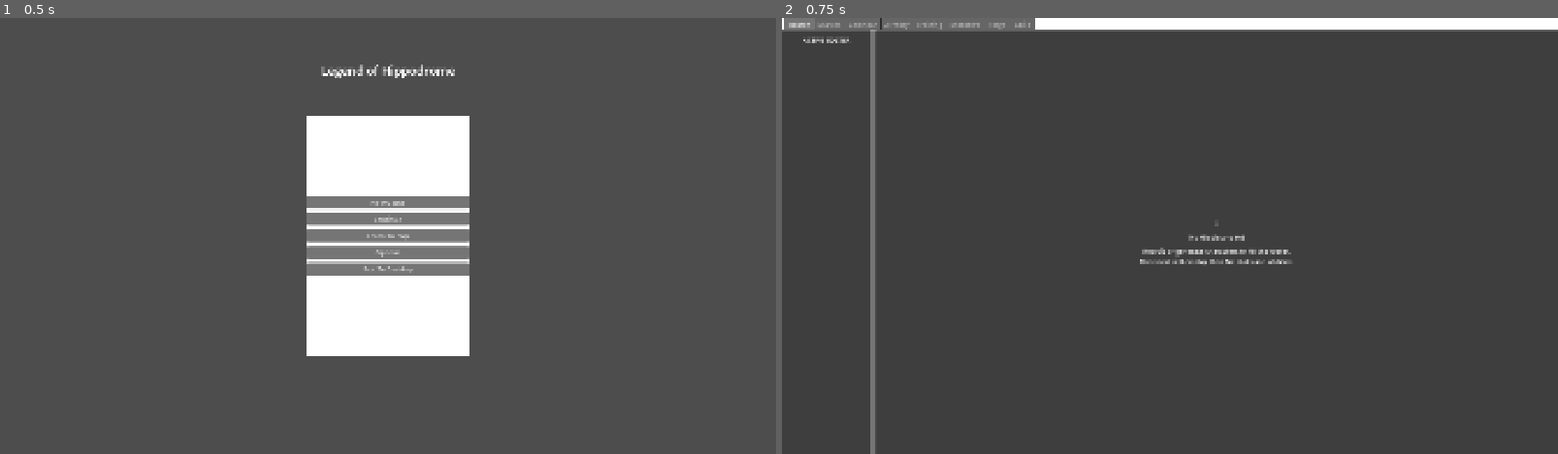
Above: before the commit, frames 1-2 (left to right).
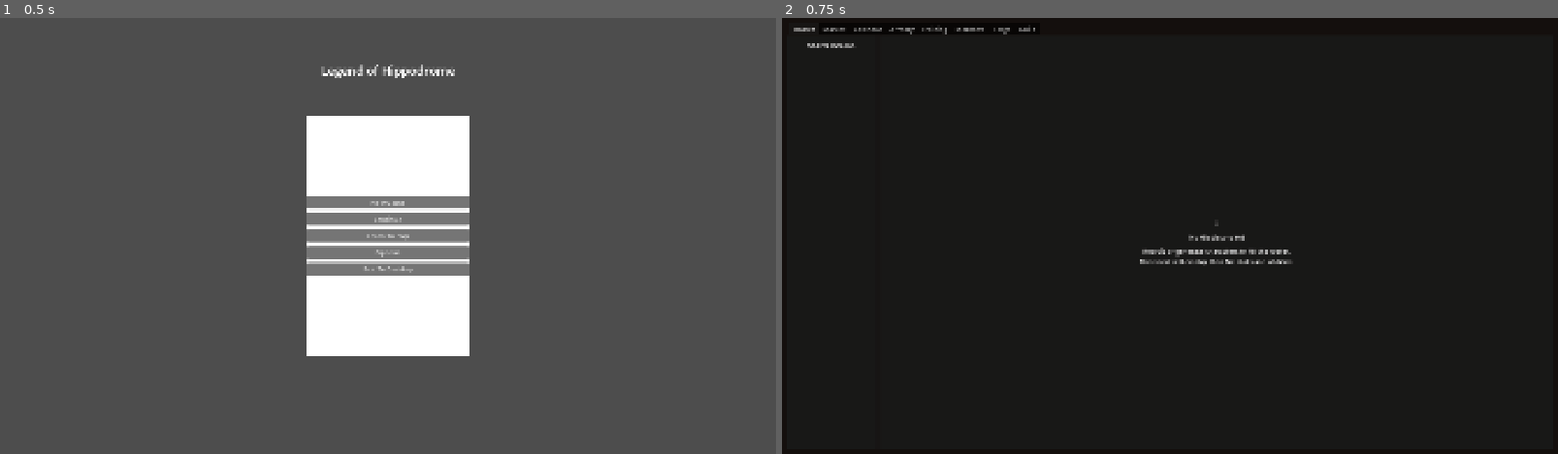
Above: after the commit, the same moments.

Repository: Darkgecko777/GladiatorGoodness
Game: Godot game, scene res://scenes/title_screen.tscn
Same seed, same stepped clock (60 frames per second), same inputs: the game is played once before the commit and once after it.
Inputs:
- Up to frame 1 (0.5 s): no input
- Up to frame 2 (0.75 s): click "New Game" at 0.5 s

Frame 1 is identical in both runs. In frame 2, 100% of the frame differs, in the area x 0-100%, y 0-100%.

Commit message:
Wire GuildHub script, Market generate button, and rules resource on generator

Diff:
--- a/scenes/Guild_Hub.tscn
+++ b/scenes/Guild_Hub.tscn
@@ -1,7 +1,15 @@
-[gd_scene load_steps=3 format=3 uid="uid://c2e6uufejd2k8"]
+[gd_scene load_steps=5 format=3 uid="uid://c2e6uufejd2k8"]
 
-[ext_resource type="Script" uid="uid://3asoubflbh3f" path="res://data/gladiator_generator.gd" id="1_w6ah0"]
-[ext_resource type="PackedScene" uid="uid://b8rostercharsheet01" path="res://ui/RosterCharacterSheet.tscn" id="2_roster"]
+[ext_resource type="Script" path="res://data/guild_hub.gd" id="1_hub"]
+[ext_resource type="Script" path="res://data/gladiator_generator.gd" id="2_gen"]
+[ext_resource type="PackedScene" uid="uid://b8rostercharsheet01" path="res://ui/RosterCharacterSheet.tscn" id="3_roster"]
+[ext_resource type="Script" path="res://data/gladiator_generator_rules.gd" id="4_rules"]
+
+[sub_resource type="Resource" id="Rules_main"]
+script = ExtResource("4_rules")
+id_prefix = "GLD"
+default_species = "Human"
+default_visual_key = "placeholder_gladiator"
 
 [node name="GuildHub" type="Control"]
 layout_mode = 3
@@ -10,6 +18,7 @@
 anchor_bottom = 1.0
 grow_horizontal = 2
 grow_vertical = 2
+script = ExtResource("1_hub")
 
 [node name="ColorRect" type="ColorRect" parent="."]
 layout_mode = 1
@@ -18,6 +27,7 @@
 anchor_bottom = 1.0
 grow_horizontal = 2
 grow_vertical = 2
+color = Color(0.08, 0.06, 0.05, 1)
 
 [node name="MarginContainer" type="MarginContainer" parent="."]
 layout_mode = 1
@@ -26,6 +36,10 @@
 anchor_bottom = 1.0
 grow_horizontal = 2
 grow_vertical = 2
+theme_override_constants/margin_left = 12
+theme_override_constants/margin_top = 12
+theme_override_constants/margin_right = 12
+theme_override_constants/margin_bottom = 12
 
 [node name="TabContainer" type="TabContainer" parent="MarginContainer"]
 layout_mode = 2
@@ -35,13 +49,52 @@
 layout_mode = 2
 metadata/_tab_index = 0
 
-[node name="RosterCharacterSheet" parent="MarginContainer/TabContainer/Roster" instance=ExtResource("2_roster")]
+[node name="RosterCharacterSheet" parent="MarginContainer/TabContainer/Roster" instance=ExtResource("3_roster")]
 layout_mode = 2
 
 [node name="Market" type="MarginContainer" parent="MarginContainer/TabContainer"]
 visible = false
 layout_mode = 2
 metadata/_tab_index = 1
+
+[node name="MarketPanel" type="PanelContainer" parent="MarginContainer/TabContainer/Market"]
+layout_mode = 2
+size_flags_horizontal = 3
+size_flags_vertical = 3
+
+[node name="MarketMargin" type="MarginContainer" parent="MarginContainer/TabContainer/Market/MarketPanel"]
+layout_mode = 2
+theme_override_constants/margin_left = 24
+theme_override_constants/margin_top = 24
+theme_override_constants/margin_right = 24
+theme_override_constants/margin_bottom = 24
+
+[node name="MarketVBox" type="VBoxContainer" parent="MarginContainer/TabContainer/Market/MarketPanel/MarketMargin"]
+layout_mode = 2
+theme_override_constants/separation = 16
+
+[node name="MarketTitle" type="Label" parent="MarginContainer/TabContainer/Market/MarketPanel/MarketMargin/MarketVBox"]
+layout_mode = 2
+theme_override_font_sizes/font_size = 22
+text = "Market"
+
+[node name="MarketBlurb" type="Label" parent="MarginContainer/TabContainer/Market/MarketPanel/MarketMargin/MarketVBox"]
+layout_mode = 2
+text = "Recruit a random gladiator into your active roster.\nRoster is limited to 5 fighters."
+autowrap_mode = 2
+
+[node name="GenerateGladiatorButton" type="Button" parent="MarginContainer/TabContainer/Market/MarketPanel/MarketMargin/MarketVBox"]
+unique_name_in_owner = true
+custom_minimum_size = Vector2(220, 40)
+layout_mode = 2
+size_flags_horizontal = 0
+text = "Generate Random Gladiator"
+
+[node name="MarketStatusLabel" type="Label" parent="MarginContainer/TabContainer/Market/MarketPanel/MarketMargin/MarketVBox"]
+unique_name_in_owner = true
+layout_mode = 2
+text = "Roster: 0/5 — Generate adds a random gladiator."
+autowrap_mode = 2
 
 [node name="Calendar" type="MarginContainer" parent="MarginContainer/TabContainer"]
 visible = false
@@ -74,4 +127,5 @@
 metadata/_tab_index = 7
 
 [node name="GladiatorGenerator" type="Node" parent="."]
-script = ExtResource("1_w6ah0")
+script = ExtResource("2_gen")
+rules = SubResource("Rules_main")
